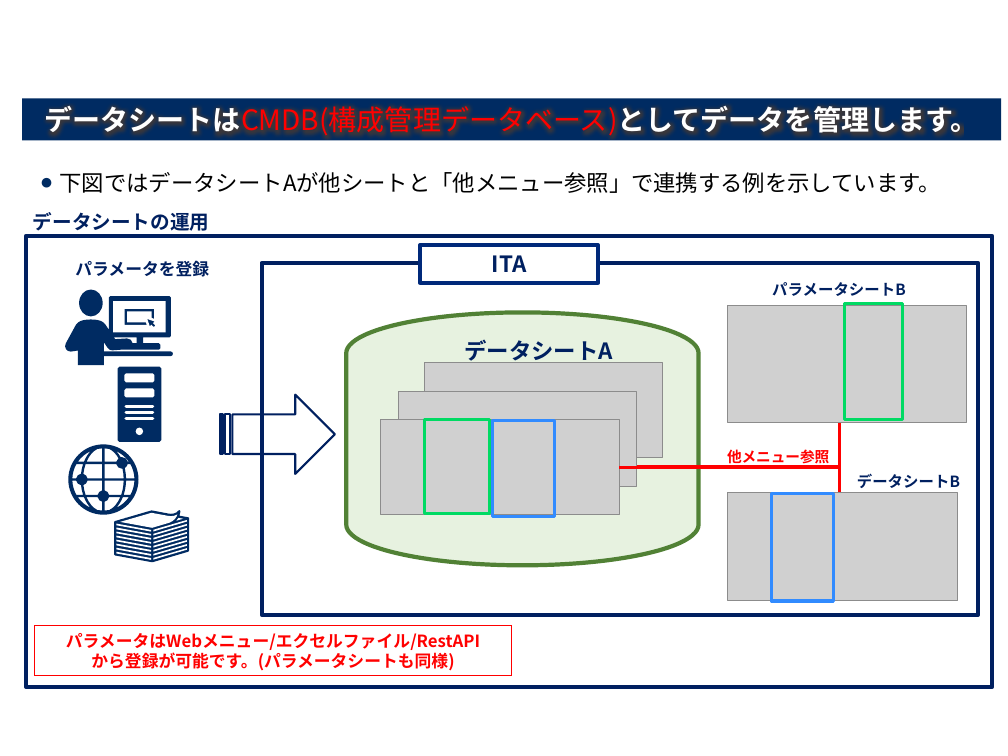
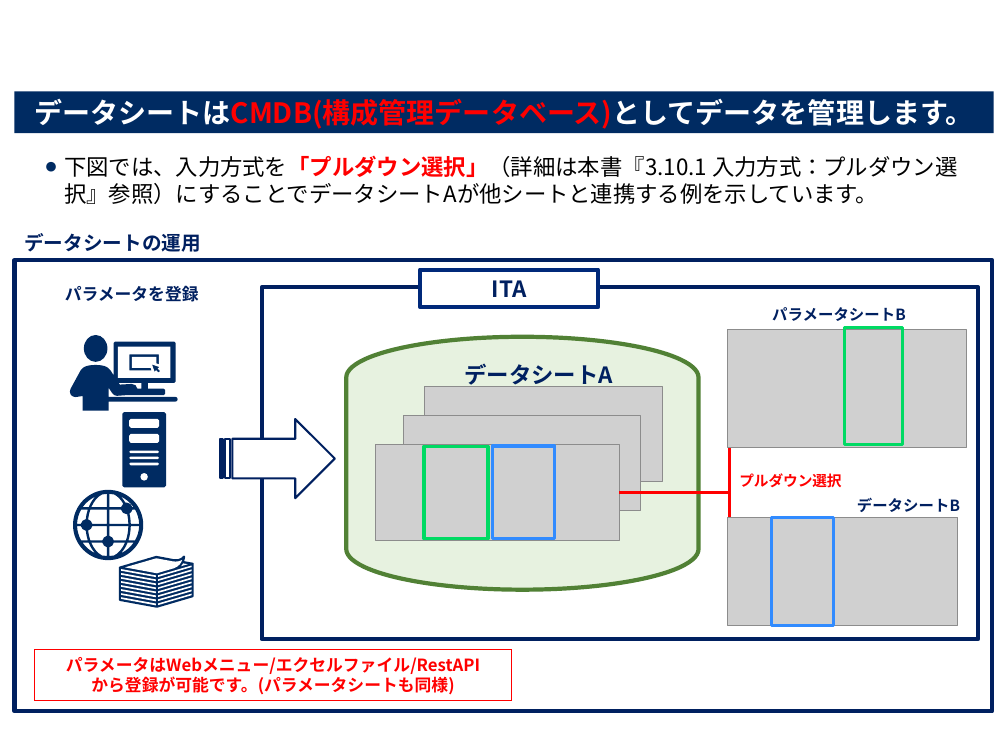
Before and after one commit to exastro-suite/it-automation-docs, a slide deck: slide 18 of asset/Learn_ja/ITA-hg-ps_classroom_lecture_ja.pptx. Drawn at 1008x756 pixels with LibreOffice and Linux fonts; fonts in the diff are those of the drawing; grey boxes stand for pictures; background and template pictures are left out. Boxes give left, top, right and bottom in pixels: in the first picture for what was removed or moved away, otherwise in the second. Text is boxed around its words. In the diff, an @@ line names an element or a change of style, - is before the commit and + after.

```diff
--- a/asset/Learn_ja/ITA-hg-ps_classroom_lecture_ja.pptx
+++ b/asset/Learn_ja/ITA-hg-ps_classroom_lecture_ja.pptx
@@ rectangle "データシートはCMDB(構成管理データベース)としてデータを管理します。": place and size @@
-rectangle "データシートはCMDB(構成管理データベース)としてデータを管理します。" at (22,99,1001,141)
+rectangle "データシートはCMDB(構成管理データベース)としてデータを管理します。" at (14,92,993,134)
@@ rectangle "データシートはCMDB(構成管理データベース)としてデータを管理します。" at (14,92,993,134): bold on in "データシートはCMDB(構成管理データベース)としてデータを管理します。" @@
@@ text at (64,155,958,204): text changed @@
-  ● 下図ではデータシートAが他シートと「他メニュー参照」で連携する例を示しています。
+  ● 下図では、入力方式を「プルダウン選択」（詳細は本書『3.10.1 入力方式：プルダウン選択』参照）にすることでデータシートAが他シートと連携する例を示しています。
@@ text "データシートの運用" rewrapped from (33,212,210,235) to (24,233,201,252) @@
@@ rectangle: place and size @@
-rectangle at (26,236,992,687)
+rectangle at (14,260,992,712)
@@ text "パラメータを登録": place and size @@
-text "パラメータを登録" at (75,260,209,277)
+text "パラメータを登録" at (65,285,199,302)
@@ 7 freeform shapes: place and size @@
-7 freeform shapes at (66,289,188,562)
+7 freeform shapes at (70,335,194,608)
@@ 5 rectangles, 3 pictures, 3 texts, 2 elbow lines, 1 pill shape, 1 striped right arrow: place and size @@
-5 rectangles, 3 pictures, 3 texts, 2 elbow lines, 1 pill shape, 1 striped right arrow at (35,245,979,675)
+5 rectangles, 3 pictures, 3 texts, 2 elbow lines, 1 pill shape, 1 striped right arrow at (35,270,979,700)
@@ striped right arrow at (220,419,335,499): fill none to #FFFFFF @@
@@ picture: place and size @@
-picture at (399,391,637,487)
+picture at (403,415,641,511)
@@ picture: place and size @@
-picture at (380,419,619,514)
+picture at (375,445,619,541)
@@ rectangle: place and size @@
-rectangle at (425,419,490,513)
+rectangle at (424,447,489,539)
@@ rectangle: place and size @@
-rectangle at (492,420,554,516)
+rectangle at (492,446,554,538)
@@ text at (739,473,841,488): text changed @@
-他メニュー参照
+プルダウン選択
```
Also in this commit, not shown: 28 other slides changed, 13 slides added, 3 slides removed, 1 other file.
